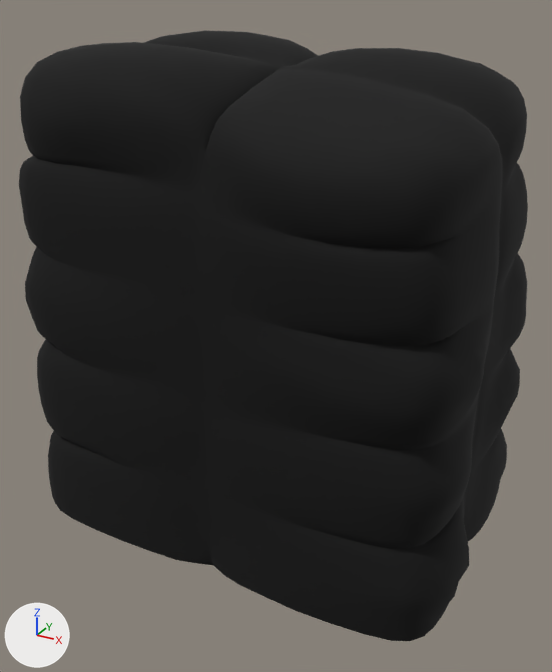
The glTF model assets/glbs/pallet_blackwrap.glb, before and after one commit.
Rendered twice from a 50 mm lens placed at (0.861, -1.575, 1.426), pointed at (0.014, -0.035, 0.656). Arrows for +X, +Y and +Z are at lower left; the lights stay in place. The first picture is the older version. Vertices at exactly the same position are counted once.

Before the edit, the objects in view are built like this:
```python
me_cube_025 = bpy.data.meshes.new('Cube.025')
me_cube_025.from_pydata(...)  # 4834 vertices, 9664 faces; spans x -0.577..0.58, y -0.39..0.396, z 0.138..1.354
me_cube_025.materials.append(mat_imphenziapixpal)
ob_load_full_blackwrap_001 = bpy.data.objects.new('LOAD_Full_blackwrap.001', me_cube_025)
ob_load_full_blackwrap_001.location = (0.0, 0.0, 0.0)
```
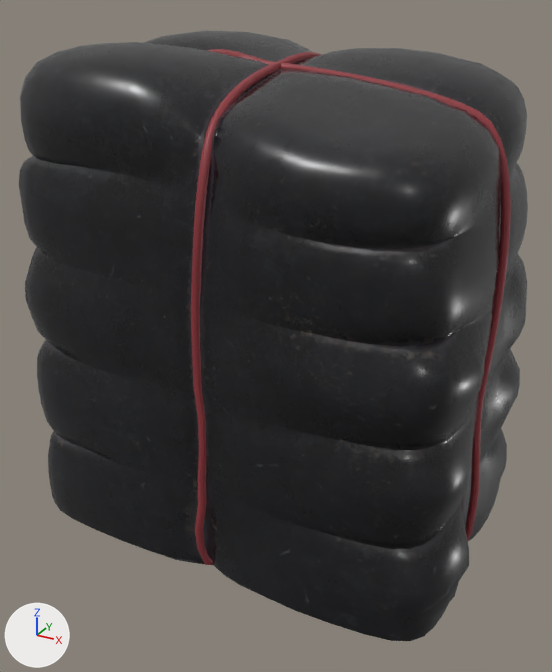
Location of each change, (x1, y1, x2, y2) in pixels of the pictures (552 x 672 px):
part 1 of me_cube_025, added: after (206, 49, 511, 541)
part 2 of me_cube_025, added: after (191, 52, 321, 565)
part 3 of me_cube_025, recoloured (lighter): (19, 30, 528, 636) in both

What the commit changed:
Picture 'load_blackplastic_Roughness' (img_load_blackplastic_roughness) is new.
Picture 'load_blackplastic_BaseColor' (img_load_blackplastic_basecolor) is new.
Material 'LoadBlackPlastic' (mat_loadblackplastic) is new.
Uses the picture img_load_blackplastic_basecolor.
Uses the picture img_load_blackplastic_roughness.
me_cube_025 is used by ob_load_full_blackwrap_001; location (0.0, 0.0, 0.0).
me_cube_025 had 4834 vertices, 9664 faces and spanned x -0.577..0.58, y -0.39..0.396, z 0.138..1.354.
me_cube_025 now has 6462 vertices, 12584 faces and spans x -0.577..0.58, y -0.39..0.396, z 0.138..1.354.
me_cube_025 part 1: a new loose piece of 946 vertices spanning x -0.547..0.552, y -0.026..0.023, z 0.154..1.323, in mat_loadblackplastic.
me_cube_025 part 2: a new loose piece of 682 vertices spanning x -0.021..0.031, y -0.382..0.39, z 0.15..1.313, in mat_loadblackplastic.
me_cube_025 part 3: 9664 faces spanning x -0.577..0.58, y -0.39..0.396, z 0.138..1.354 switch from mat_imphenziapixpal to mat_loadblackplastic.
